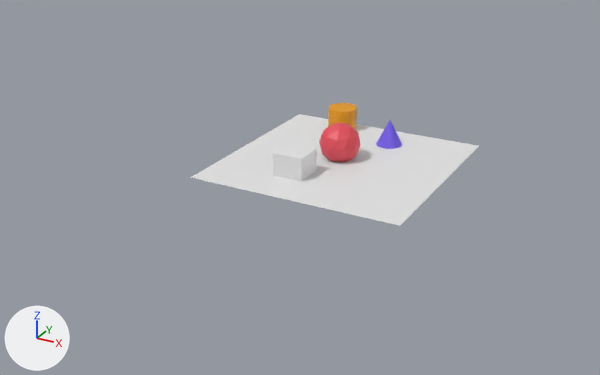
Two versions of the glTF model img/tjs.gltf, one commit apart.
One viewpoint serves both versions: a camera (50 mm lens) standing at (21.7, -45.0, 20.0) and looking at (-4.3, 2.3, -3.7). The axes (+X, +Y, +Z) are drawn at lower left. The lights are the same throughout. Where no turn or scale is listed for an object, it has been applied to the vertices.
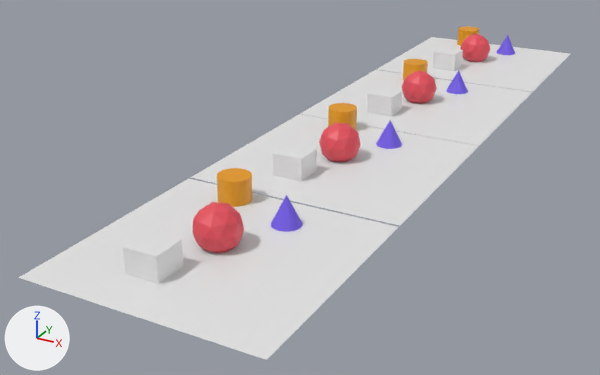
Location of each change, [x1, y1, x2, y2] in pixels of the pictures (600 x 375 px):
'Plane.002', added: after [18, 179, 398, 360]
'Plane.001', added: after [300, 70, 532, 146]
'Plane.003', added: after [377, 37, 570, 92]
'Cube.002', added: after [123, 231, 183, 284]
'Icosphere.002', added (red): after [192, 202, 244, 253]
'Cylinder.002', added (orange): after [217, 168, 252, 207]
'Icosphere.001', added (red): after [402, 71, 437, 104]
'Cube.001', added: after [367, 87, 403, 116]
'Cone.002', added (blue): after [271, 195, 303, 232]
'Icosphere.003', added (red): after [460, 34, 490, 62]
'Cube.003', added: after [433, 47, 463, 71]
'Cylinder.001', added: after [403, 59, 428, 80]
'Cone.001', added: after [446, 70, 468, 94]
'Cylinder.003', added: after [457, 26, 479, 46]
'Cone.003', added: after [496, 35, 515, 55]

What changed in the scene script:
```text
Add ob_cylinder_003:
    ob_cylinder_003 = bpy.data.objects.new('Cylinder.003', me_cylinder.copy())  # the mesh of ob_cylinder
    ob_cylinder_003.location = (-2.74, 33.62, 0.56)
Add ob_cone_003:
    ob_cone_003 = bpy.data.objects.new('Cone.003', me_cone.copy())  # the mesh of ob_cone
    ob_cone_003.location = (1.48, 32.23, 0.76)
Add ob_icosphere_003:
    ob_icosphere_003 = bpy.data.objects.new('Icosphere.003', me_icosphere.copy())  # the mesh of ob_icosphere
    ob_icosphere_003.location = (-0.36, 28.39, 1.02)
Add ob_plane_003:
    ob_plane_003 = bpy.data.objects.new('Plane.003', me_plane.copy())  # the mesh of ob_plane
    ob_plane_003.location = (0.0, 27.94, 0.0)
Add ob_cube_003:
    ob_cube_003 = bpy.data.objects.new('Cube.003', me_cube.copy())  # the mesh of ob_cube
    ob_cube_003.location = (-1.67, 24.74, 0.47)
Add ob_cylinder_002:
    ob_cylinder_002 = bpy.data.objects.new('Cylinder.002', me_cylinder.copy())  # the mesh of ob_cylinder
    ob_cylinder_002.location = (-2.74, -8.37, 0.56)
Add ob_cone_002:
    ob_cone_002 = bpy.data.objects.new('Cone.002', me_cone.copy())  # the mesh of ob_cone
    ob_cone_002.location = (1.48, -9.76, 0.76)
Add ob_icosphere_002:
    ob_icosphere_002 = bpy.data.objects.new('Icosphere.002', me_icosphere.copy())  # the mesh of ob_icosphere
    ob_icosphere_002.location = (-0.36, -13.6, 1.02)
Add ob_plane_002:
    ob_plane_002 = bpy.data.objects.new('Plane.002', me_plane.copy())  # the mesh of ob_plane
    ob_plane_002.location = (0.0, -14.05, 0.0)
Add ob_cube_002:
    ob_cube_002 = bpy.data.objects.new('Cube.002', me_cube.copy())  # the mesh of ob_cube
    ob_cube_002.location = (-1.67, -17.25, 0.47)
Add ob_cylinder_001:
    ob_cylinder_001 = bpy.data.objects.new('Cylinder.001', me_cylinder.copy())  # the mesh of ob_cylinder
    ob_cylinder_001.location = (-2.74, 19.63, 0.56)
Add ob_cone_001:
    ob_cone_001 = bpy.data.objects.new('Cone.001', me_cone.copy())  # the mesh of ob_cone
    ob_cone_001.location = (1.48, 18.23, 0.76)
Add ob_icosphere_001:
    ob_icosphere_001 = bpy.data.objects.new('Icosphere.001', me_icosphere.copy())  # the mesh of ob_icosphere
    ob_icosphere_001.location = (-0.36, 14.39, 1.02)
Add ob_plane_001:
    ob_plane_001 = bpy.data.objects.new('Plane.001', me_plane.copy())  # the mesh of ob_plane
    ob_plane_001.location = (0.0, 13.95, 0.0)
Add ob_cube_001:
    ob_cube_001 = bpy.data.objects.new('Cube.001', me_cube.copy())  # the mesh of ob_cube
    ob_cube_001.location = (-1.67, 10.75, 0.47)
```
